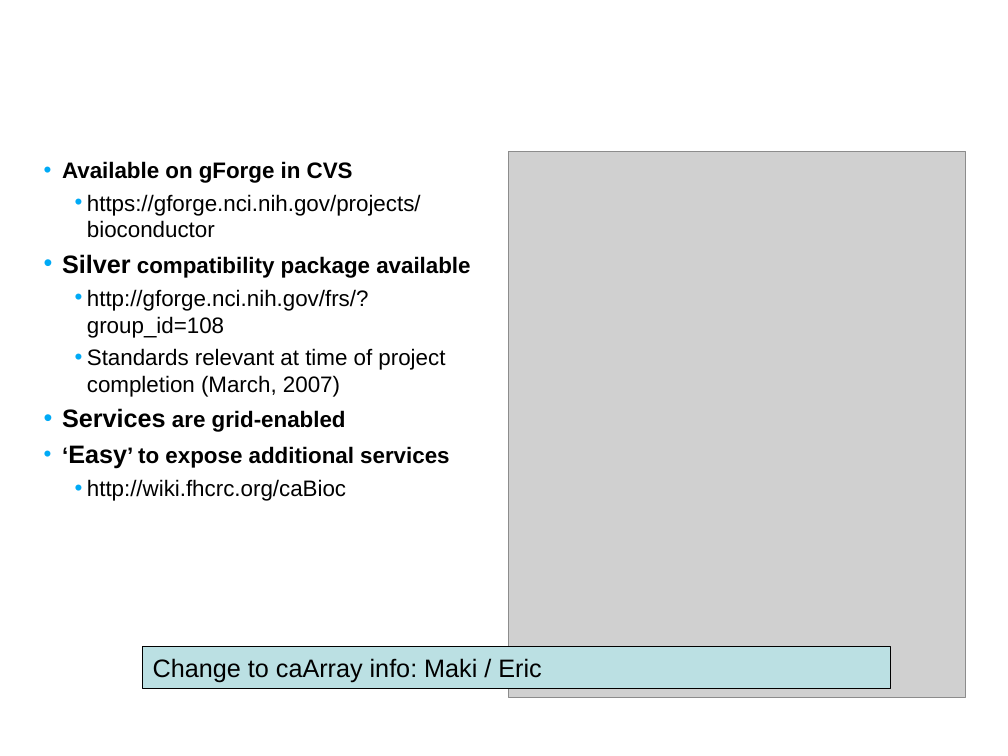
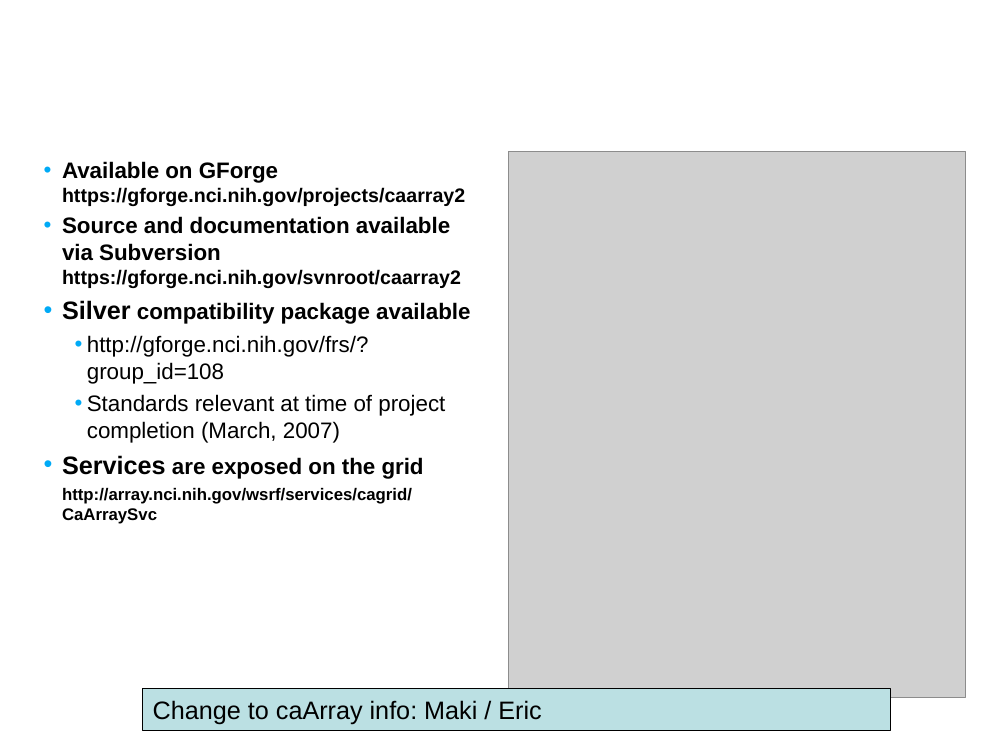
Before and after one commit to NCIP/caarray-docs, a slide deck: slide 19 of implementation/caarray_silver_compatibility_review/01. caarray_silver_compat_kickoff_Feb_2008.ppt (slide 16 before the commit). Drawn at 1008x756 pixels with LibreOffice and Linux fonts; fonts in the diff are those of the drawing; grey boxes stand for pictures; background and template pictures are left out. Boxes give left, top, right and bottom in pixels: in the first picture for what was removed or moved away, otherwise in the second. Text is boxed around its words. In the diff, an @@ line names an element or a change of style, - is before the commit and + after.

```diff
--- a/implementation/caarray_silver_compatibility_review/01. caarray_silver_compat_kickoff_Feb_2008.ppt
+++ b/implementation/caarray_silver_compatibility_review/01. caarray_silver_compat_kickoff_Feb_2008.ppt
@@ text at (62,161,465,288): text changed; size 16 to 14 pt; bold on @@
-• Available on gForge in CVS
-  • https://gforge.nci.nih.gov/projects/bioconductor
+• Available on GForge https://gforge.nci.nih.gov/projects/caarray2
+• Source and documentation available via Subversion
+  https://gforge.nci.nih.gov/svnroot/caarray2
@@ text at (62,455,424,524): text changed; size 16 to 12 pt @@
-• Services are grid-enabled
-• ‘Easy’ to expose additional services
-  • http://wiki.fhcrc.org/caBioc
+• Services are exposed on the grid
+http://array.nci.nih.gov/wsrf/services/cagrid/CaArraySvc
@@ rectangle "Change to caArray info: Maki ...": place and size @@
-rectangle "Change to caArray info: Maki ..." at (143,647,891,689)
+rectangle "Change to caArray info: Maki ..." at (143,688,891,731)
```
Also in this commit, not shown: 1 other slide changed, 9 slides added, 6 slides removed, 4 other files.
